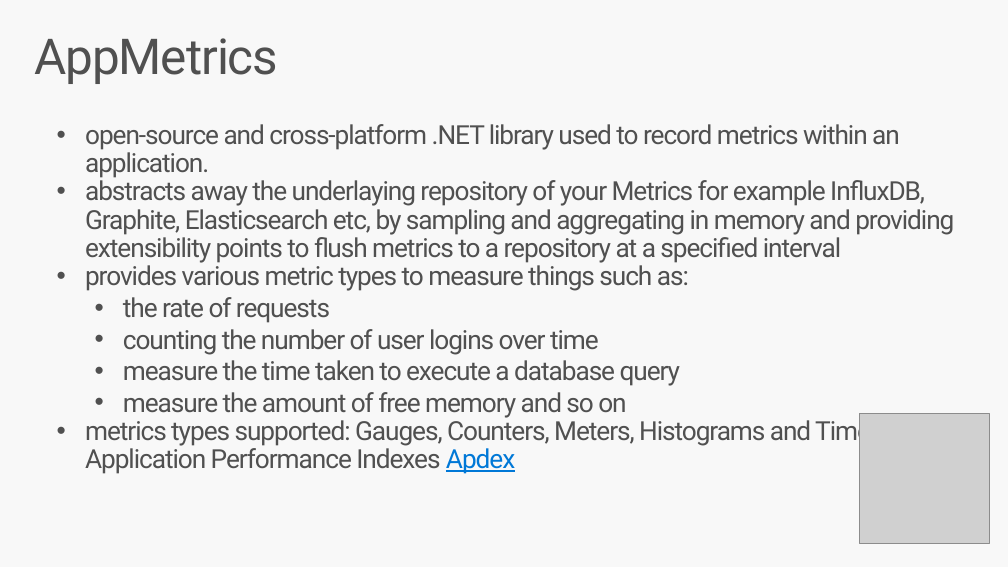
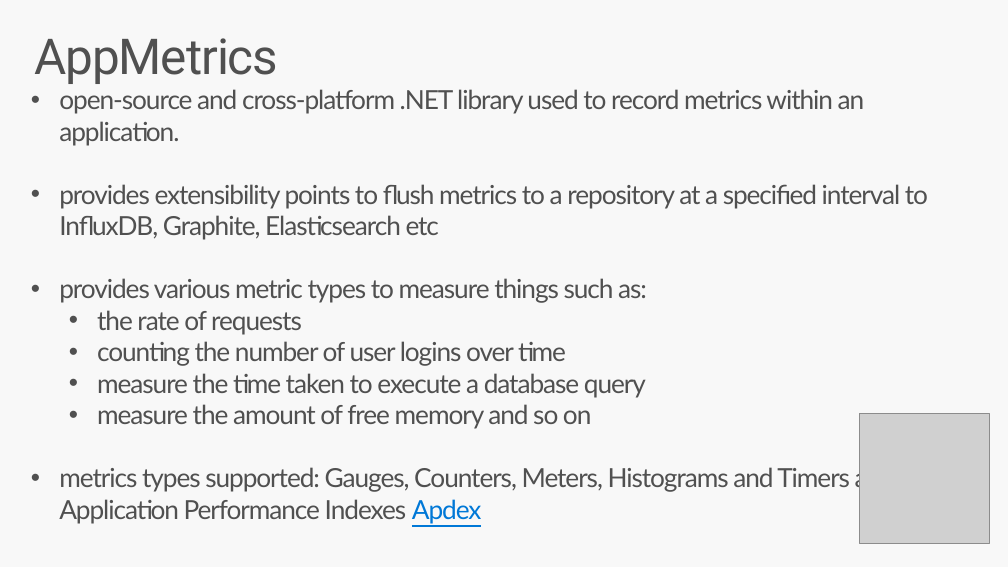
Before and after one commit to DudnykOleksandr/HealthMonitoring, a slide deck: slide 9 of docs/HealthMonitoring.pptx. Drawn at 1008x567 pixels with LibreOffice and Linux fonts; fonts in the diff are those of the drawing; grey boxes stand for pictures. Boxes give left, top, right and bottom in pixels: in the first picture for what was removed or moved away, otherwise in the second. Text is boxed around its words. In the diff, an @@ line names an element or a change of style, - is before the commit and + after.

```diff
--- a/docs/HealthMonitoring.pptx
+++ b/docs/HealthMonitoring.pptx
@@ text "open-source and cross-platform .NET library ..." moved from (x1=85, y1=124, x2=954, y2=474) to (x1=59, y1=89, x2=928, y2=524) @@
@@ text at (x1=59, y1=89, x2=895, y2=524): font Roboto to Lato in "open-source and cross-platform .NET library used to ...", "provides various metric types to measure things ...", "the rate of requests", "counting the number of user logins over ..." and 3 more places; line spacing 0.9 to 1 @@
@@ text at (x1=59, y1=184, x2=928, y2=240): text changed; font Roboto to Lato @@
-• abstracts away the underlaying repository of your Metrics for example InfluxDB, Graphite, Elasticsearch etc, by sampling and aggregating in memory and providing extensibility points to flush metrics to a repository at a specified interval
+• provides extensibility points to flush metrics to a repository at a specified interval to InfluxDB, Graphite, Elasticsearch etc
```
Also in this commit, not shown: 12 other slides changed, 1 slide added, 1 other file.
